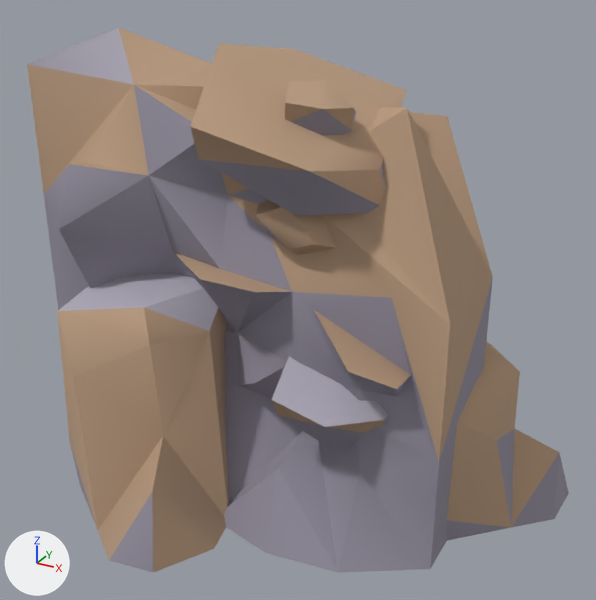
A saved change to the glTF model example_game/world/props/rubble.prop/model.glb.
Camera for both pictures: a camera (50 mm lens) standing at (1.91, -3.47, 2.85) and looking at (0.02, -0.03, 1.13). Every picture has the same lights, and +X, +Y and +Z are marked at lower left. The picture after the commit comes second. Vertices at exactly the same position are counted once.

Names of what the first picture shows: 'model'.
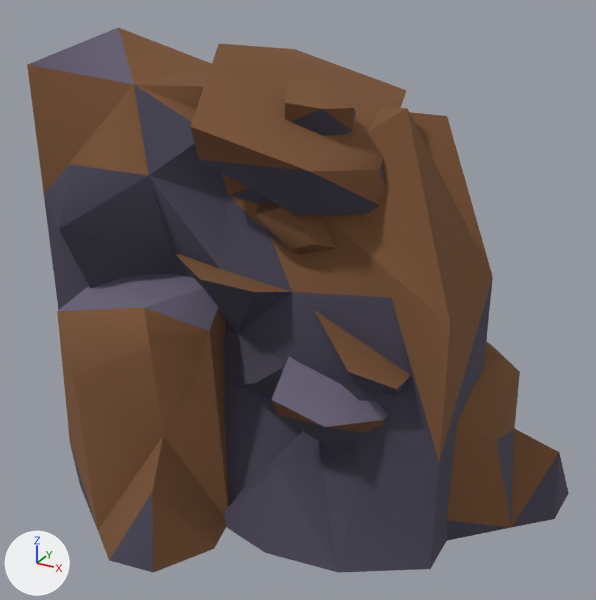
Location of each change, (x1, y1, x2, y2) in pixels of the pictures (596 x 600 px):
part 1 of me_model, recoloured (darker): (27, 27, 569, 573) in both
part 2 of me_model, recoloured (beige to brown): (27, 28, 559, 572) in both

The change in detail:
me_model has 228 vertices, 390 faces and spans x -1.4..1.4, y -1.05..1.05, z -0.02..2.43.
me_model is used by ob_model.
me_model part 1: 211 faces centred in x -1.4..1.37, y -1.0..1.01, z 0.04..2.29 are repainted in the vertex colours; the middle colour goes from grey #938e9d to greyish purple #494556.
me_model part 2: 179 faces centred in x -1.4..1.2, y -0.96..1.04, z 0.12..2.31 are repainted in the vertex colours; the middle colour goes from beige #b89a7f to brown #7a5335.
